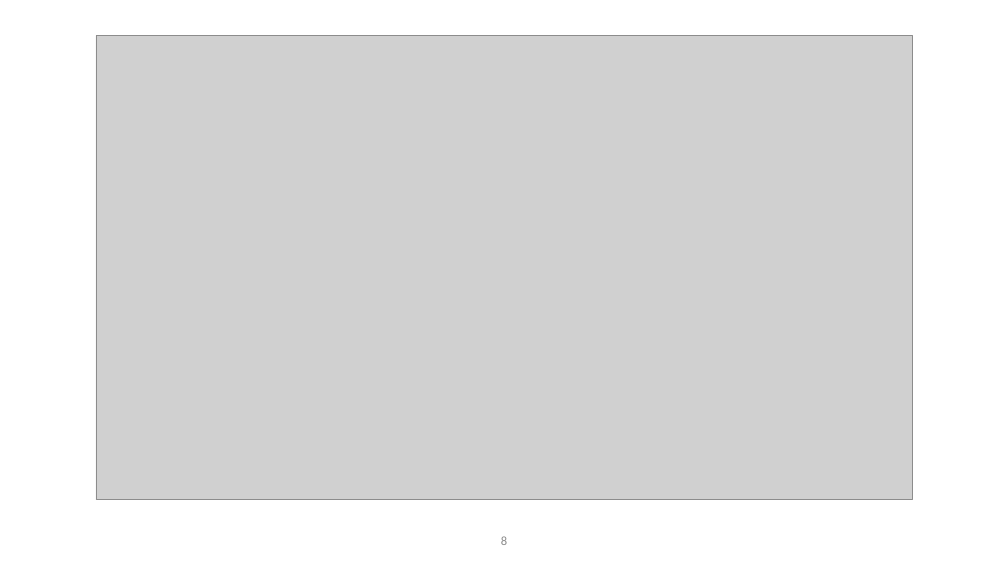
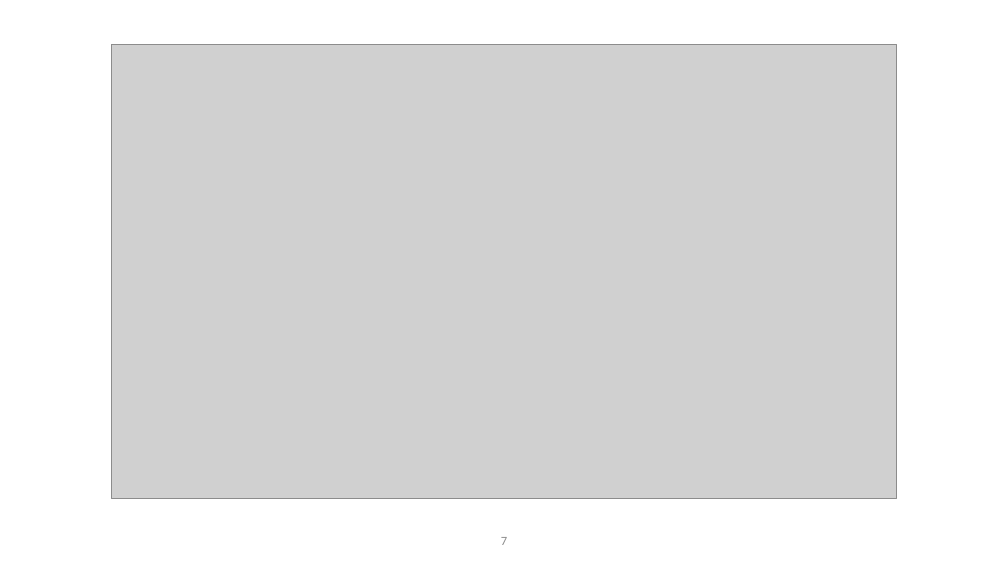
Before and after one commit to lookinALX/Data_Science_and_Co_TU_Wien, a slide deck: slide 7 of BA/datasets_survey_presentation.pptx (slide 8 before the commit). Drawn at 1008x567 pixels with LibreOffice and Linux fonts; fonts in the diff are those of the drawing; grey boxes stand for pictures; background and template pictures are left out. Boxes give left, top, right and bottom in pixels: in the first picture for what was removed or moved away, otherwise in the second. Text is boxed around its words. In the diff, an @@ line names an element or a change of style, - is before the commit and + after.

```diff
--- a/BA/datasets_survey_presentation.pptx
+++ b/BA/datasets_survey_presentation.pptx
@@ picture: place and size @@
-picture at (96, 36, 912, 500)
+picture at (111, 45, 897, 499)
@@ page number at (501, 537, 507, 545): text changed @@
-8
+7
```
Also in this commit, not shown: 6 other slides changed, 1 slide removed.
